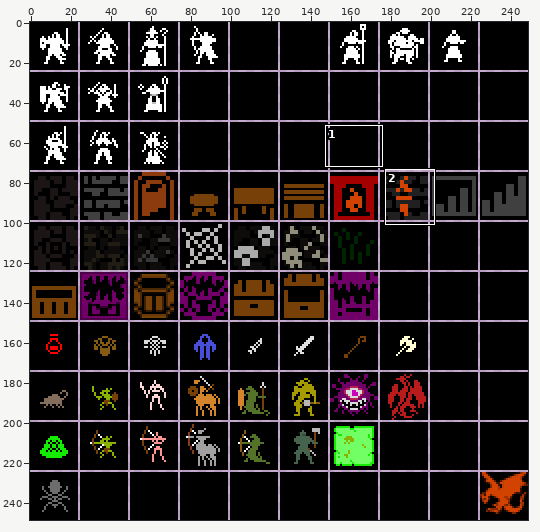
Sprite sheet -- assets/mithrim_tileset.png. Above, an overview of the earlier version with the close-up marked.
Close-up. Old version:
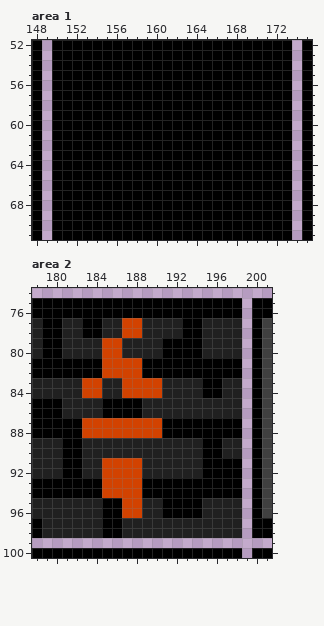
The file is 249x249 pixels. Colours within 5 levels of each other are drawn and written as one. Shown: area 1: x 148..175, y 52..71; area 2: x 178..201, y 74..100. The commit also changed other parts of the picture, which this record leaves out.
Now the later version:
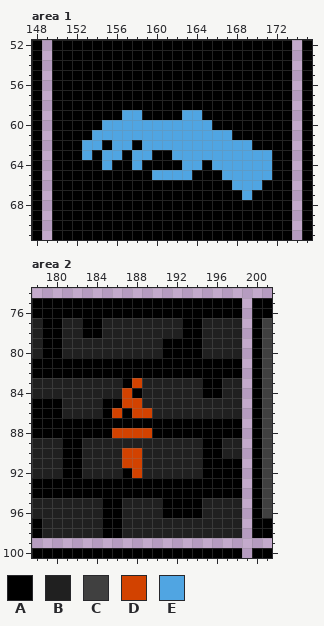
Palette (. is transparent): A #000000  B #202020  C #404040  D #d24200  E #50a5e2
Difference:
--- area 1
@@ x 148..175 @@
 58 A.AAAAAAAAAAAAAAAAAAAAAAAA.A
-59 A.AAAAAAAAAAAAAAAAAAAAAAAA.A
-60 A.AAAAAAAAAAAAAAAAAAAAAAAA.A
-61 A.AAAAAAAAAAAAAAAAAAAAAAAA.A
-62 A.AAAAAAAAAAAAAAAAAAAAAAAA.A
-63 A.AAAAAAAAAAAAAAAAAAAAAAAA.A
-64 A.AAAAAAAAAAAAAAAAAAAAAAAA.A
-65 A.AAAAAAAAAAAAAAAAAAAAAAAA.A
-66 A.AAAAAAAAAAAAAAAAAAAAAAAA.A
-67 A.AAAAAAAAAAAAAAAAAAAAAAAA.A
+59 A.AAAAAAAEEAAAAEEAAAAAAAAA.A
+60 A.AAAAAEEEEEEEEEEEAAAAAAAA.A
+61 A.AAAAEEEEEEEEEEEEEEAAAAAA.A
+62 A.AAAEEAEEAEEEEEEEEEEEAAAA.A
+63 A.AAAEAEEAEEAAEEEEEEEEEEAA.A
+64 A.AAAAAEAAEAAAAEEAEEEEEEAA.A
+65 A.AAAAAAAAAAEEEEAAAEEEEEAA.A
+66 A.AAAAAAAAAAAAAAAAAAEEEAAA.A
+67 A.AAAAAAAAAAAAAAAAAAAEAAAA.A
 68 A.AAAAAAAAAAAAAAAAAAAAAAAA.A
--- area 2
@@ x 181..192 @@
  76 AAAAAAAAAAAA
- 77 BBAABBDDBBBB
- 78 BBAABBDDBBBB
- 79 BBBBDDBBBBAA
- 80 BBBBDDBBBBAA
- 81 AAAADDDDAAAA
- 82 AAAADDDDAAAA
- 83 BBDDBBDDDDBB
- 84 BBDDBBDDDDBB
- 85 BBBBAAAABBBB
- 86 BBBBAAAABBBB
- 87 AADDDDDDDDAA
- 88 AADDDDDDDDAA
+ 77 BBAABBBBBBBB
+ 78 BBAABBBBBBBB
+ 79 BBBBBBBBBBAA
+ 80 BBBBBBBBBBAA
+ 81 AAAAAAAAAAAA
+ 82 AAAAAAAAAAAA
+ 83 BBBBBBADBBBB
+ 84 BBBBBBDABBBB
+ 85 BBBBAADDBBBB
+ 86 BBBBADADDBBB
+ 87 AAAAAAAAAAAA
+ 88 AAAAADDDDAAA
  89 AABBBBBBBBBB
- 90 AABBBBBBBBBB
- 91 AABBDDDDBBBB
- 92 AABBDDDDBBBB
- 93 AAAADDDDAAAA
- 94 AAAADDDDAAAA
- 95 BBBBAADDBBAA
- 96 BBBBAADDBBAA
+ 90 AABBBBDDBBBB
+ 91 AABBBBDDBBBB
+ 92 AABBBBADBBBB
+ 93 AAAAAAAAAAAA
+ 94 AAAAAAAAAAAA
+ 95 BBBBAABBBBAA
+ 96 BBBBAABBBBAA
  97 BBBBAABBBBBB
Where, in picture pixels (left, top, right, bottom), the same in both close-ups:
changed: (82, 110, 272, 200)
changed: (82, 318, 162, 518)
